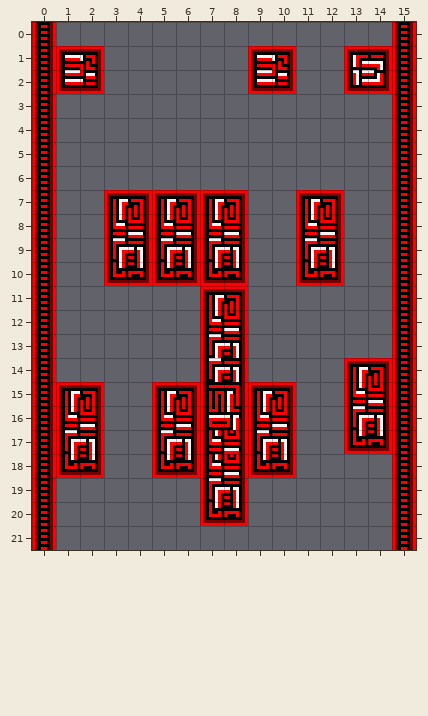
Two versions of a level (Tiled map, tiled/tmx/red/red_medium_0.tmx). This is how it looked before the edit.
Cells are 8x8 px. Shown: x 0..15, y 0..21.
After the commit:
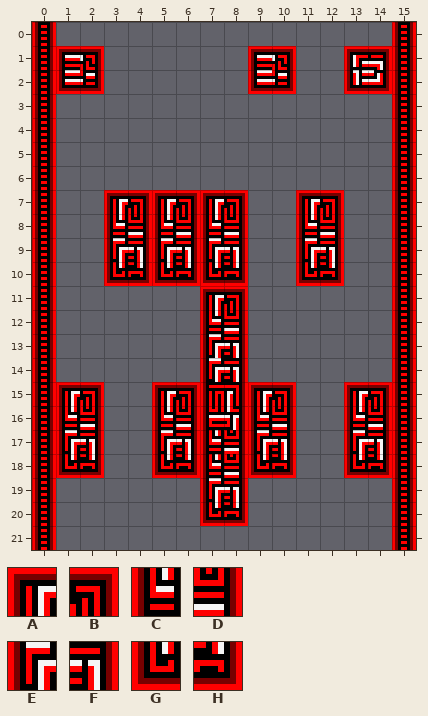
Key: from "tiles_red": A 8, B 9, C 45, D 46, E 82, F 83, G 119, H 120.
_ is an empty cell.
Difference:
Layer "border":
Tile A is gone in row 14 at x 13.
Tile B is gone in row 14 at x 14.
Layer "Tile Layer 1":
The edit adds tile A in row 15 at x 13.
The edit adds tile B in row 15 at x 14.
The edit adds tile C in row 16 at x 13.
The edit adds tile D in row 16 at x 14.
The edit adds tile E in row 17 at x 13.
The edit adds tile F in row 17 at x 14.
The edit adds tile G in row 18 at x 13.
The edit adds tile H in row 18 at x 14.
